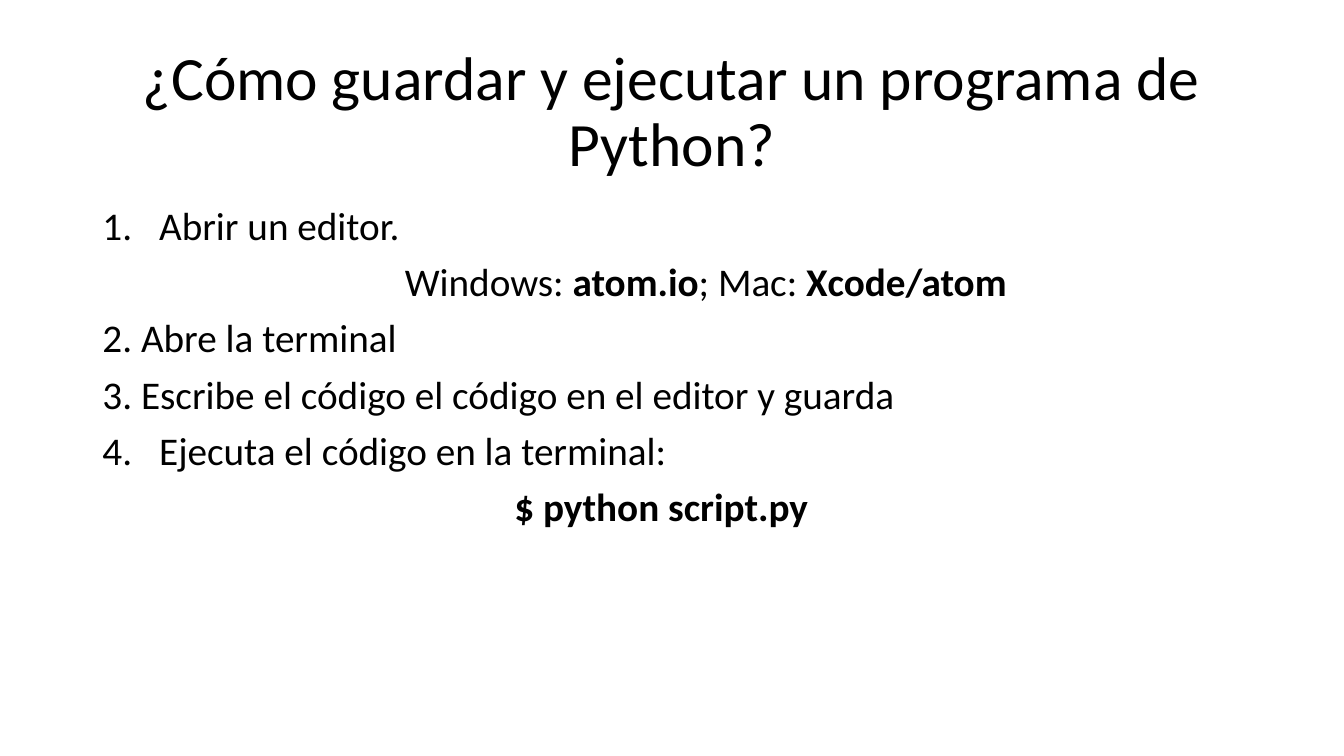
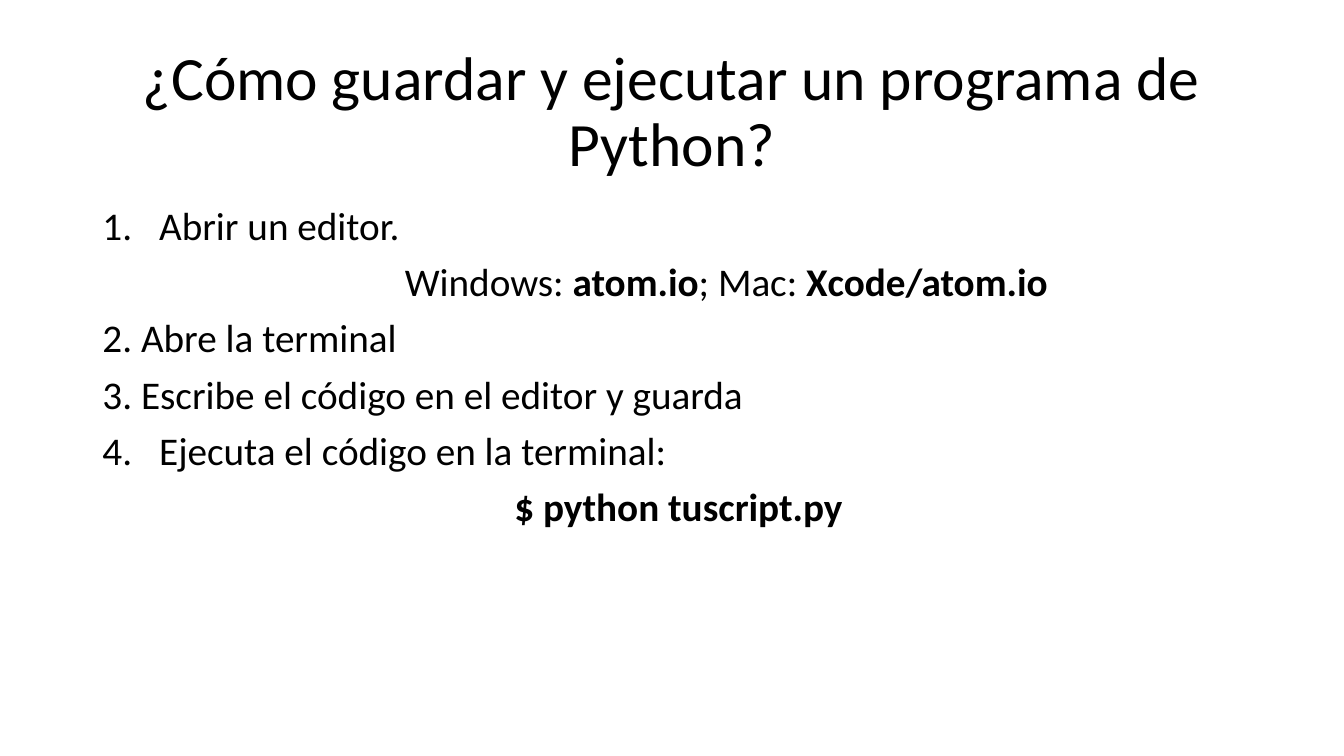
Before and after one commit to falconrr/NLP4SPanish2022, a slide deck: slide 3 of Week 2/Classes/Clases3-4.pptx. Drawn at 1344x756 pixels with LibreOffice and Linux fonts; fonts in the diff are those of the drawing. Boxes give left, top, right and bottom in pixels: in the first picture for what was removed or moved away, otherwise in the second. Text is boxed around its words. In the diff, an @@ line names an element or a change of style, - is before the commit and + after.

```diff
--- a/Week 2/Classes/Clases3-4.pptx
+++ b/Week 2/Classes/Clases3-4.pptx
@@ text at (405, 268, 1048, 301): text changed @@
-Windows: atom.io; Mac: Xcode/atom
+Windows: atom.io; Mac: Xcode/atom.io
@@ text at (102, 381, 743, 416): text changed @@
-3. Escribe el código el código en el editor y guarda
+3. Escribe el código en el editor y guarda
@@ text at (543, 493, 842, 527): text changed @@
-$ python script.py
+$ python tuscript.py
```
Also in this commit, not shown: 2 other slides changed, 3 other files.
